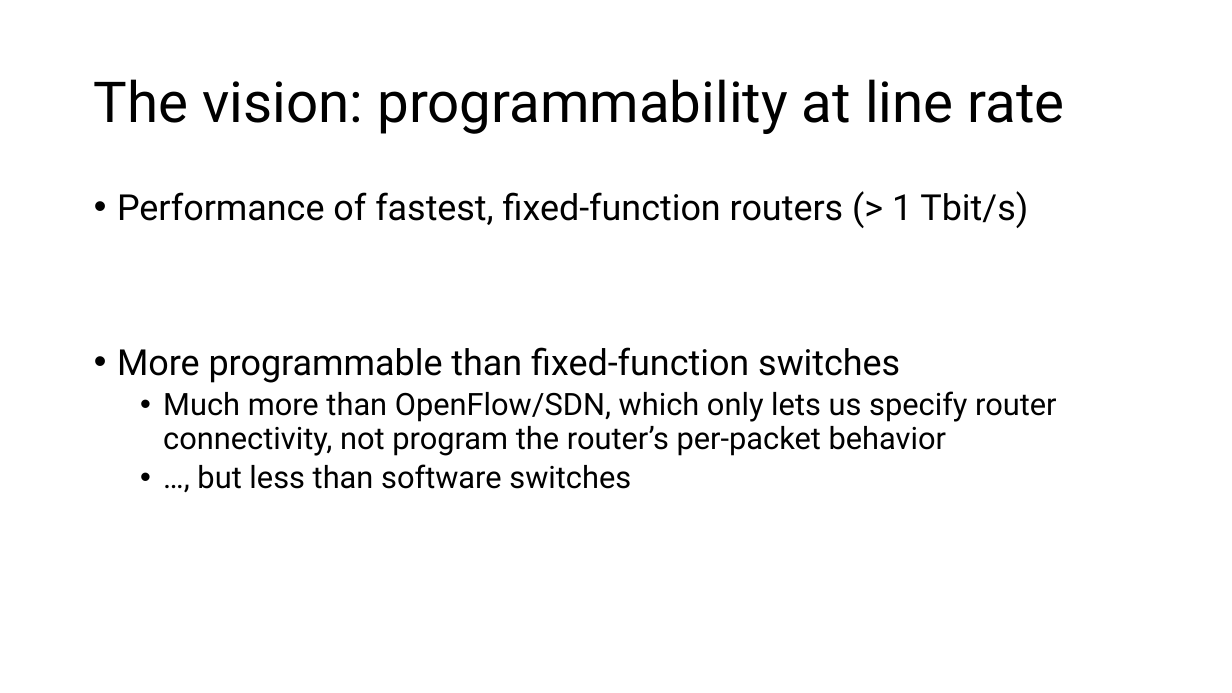
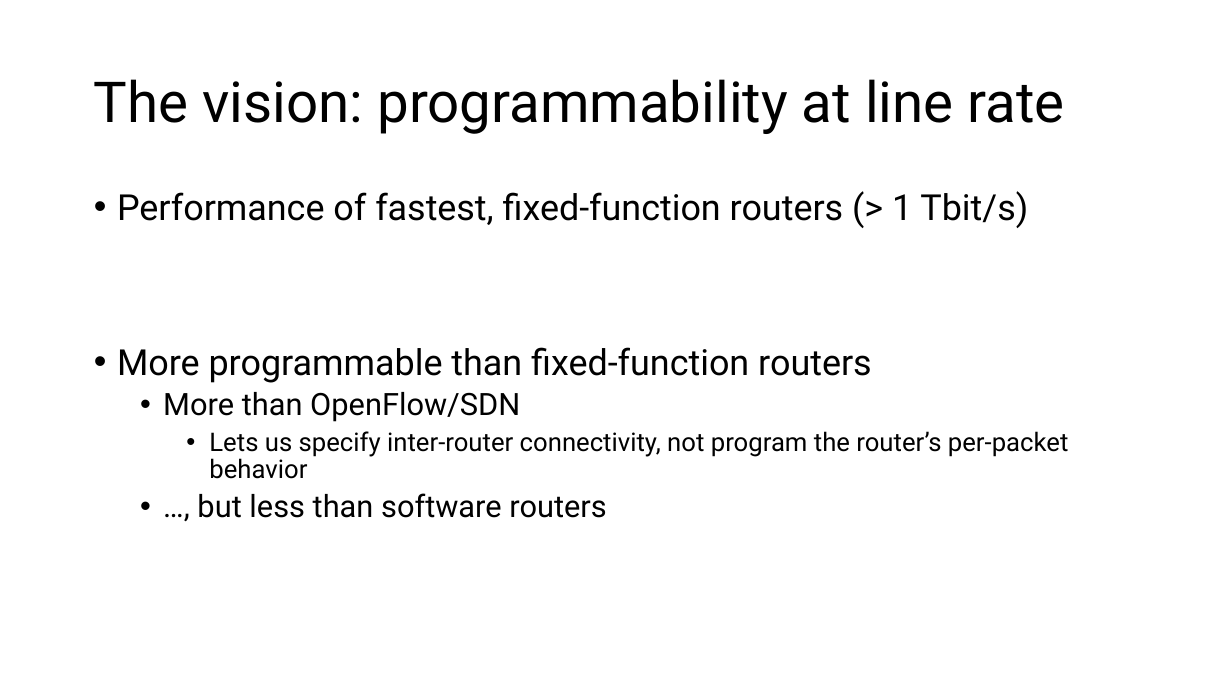
Before and after one commit to anirudhSK/pifo-domino-marple-ppts, a slide deck: slide 7 of combined_domino_pifo.pptx. Drawn at 1232x693 pixels with LibreOffice and Linux fonts; fonts in the diff are those of the drawing. Boxes give left, top, right and bottom in pixels: in the first picture for what was removed or moved away, otherwise in the second. Text is boxed around its words. In the diff, an @@ line names an element or a change of style, - is before the commit and + after.

Commit message:
Change switch to router, few more tweaks

```diff
--- a/combined_domino_pifo.pptx
+++ b/combined_domino_pifo.pptx
@@ text at [117,347,1068,518]: text changed; size 24 to 20 pt @@
-• More programmable than fixed-function switches
-  • Much more than OpenFlow/SDN, which only lets us specify router connectivity, not program the router’s per-packet behavior
-  • …, but less than software switches
+• More programmable than fixed-function routers
+  • More than OpenFlow/SDN
+    • Lets us specify inter-router connectivity, not program the router’s per-packet behavior
+  • …, but less than software routers
```
Also in this commit, not shown: 3 other slides changed.
